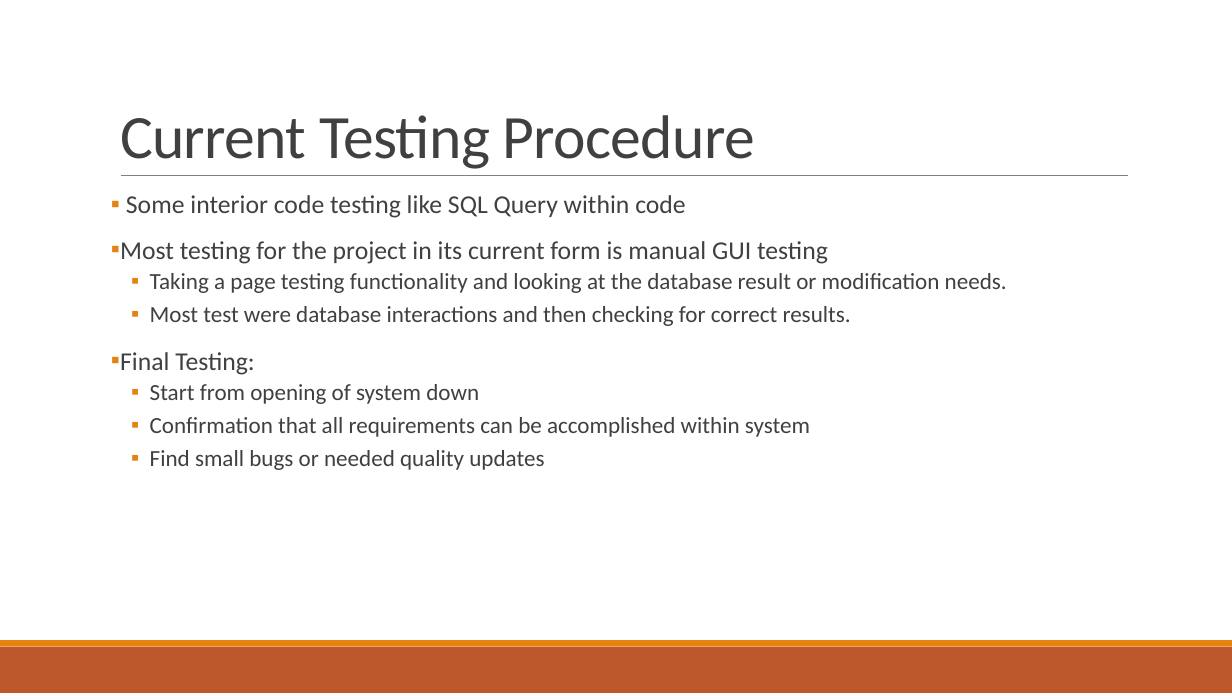
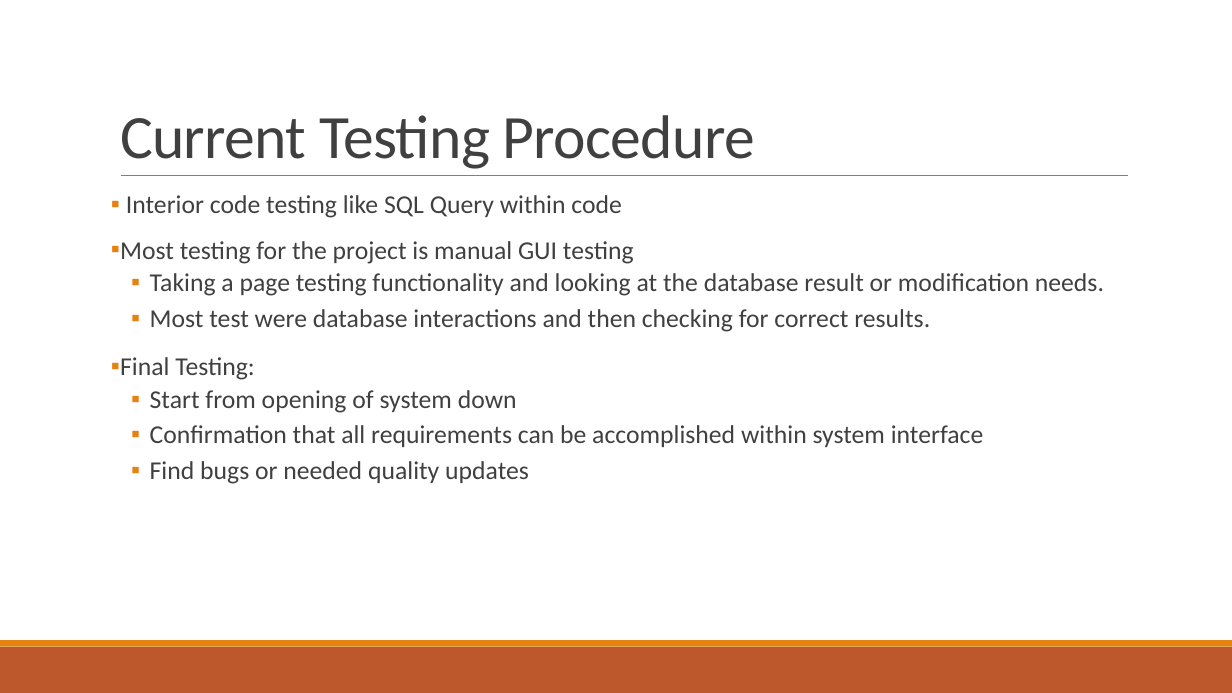
Before and after one commit to SDSMT-CSC464-F15/dancesoft, a slide deck: slide 9 of Sprint 5/DanceSoft powerpoint sprint 5.pptx. Drawn at 1232x693 pixels with LibreOffice and Linux fonts; fonts in the diff are those of the drawing. Boxes give left, top, right and bottom in pixels: in the first picture for what was removed or moved away, otherwise in the second. Text is boxed around its words. In the diff, an @@ line names an element or a change of style, - is before the commit and + after.

```diff
--- a/Sprint 5/DanceSoft powerpoint sprint 5.pptx
+++ b/Sprint 5/DanceSoft powerpoint sprint 5.pptx
@@ text at (120, 195, 634, 264): text changed @@
-▪ Some interior code testing like SQL Query within code
-▪ Most testing for the project in its current form is manual GUI testing
+▪ Interior code testing like SQL Query within code
+▪ Most testing for the project is manual GUI testing
@@ text at (150, 273, 1104, 413): size 18 to 20 pt in "Taking a page testing functionality and looking ...", "Most test were database interactions and then ...", "Start from opening of system down" @@
@@ text at (150, 425, 984, 484): text changed; size 18 to 20 pt @@
-  ▪ Confirmation that all requirements can be accomplished within system
-  ▪ Find small bugs or needed quality updates
+  ▪ Confirmation that all requirements can be accomplished within system interface
+  ▪ Find bugs or needed quality updates
```
Also in this commit, not shown: 7 other slides changed, 6 other files.
